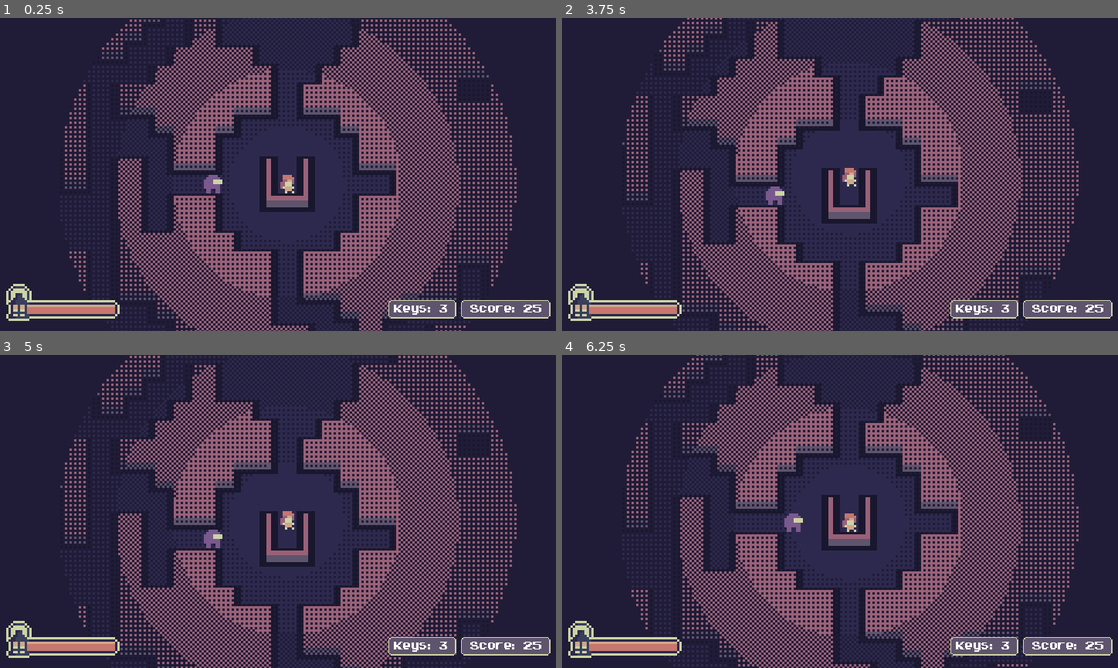
Above: before the commit, frames 1-4 (two rows, left to right).
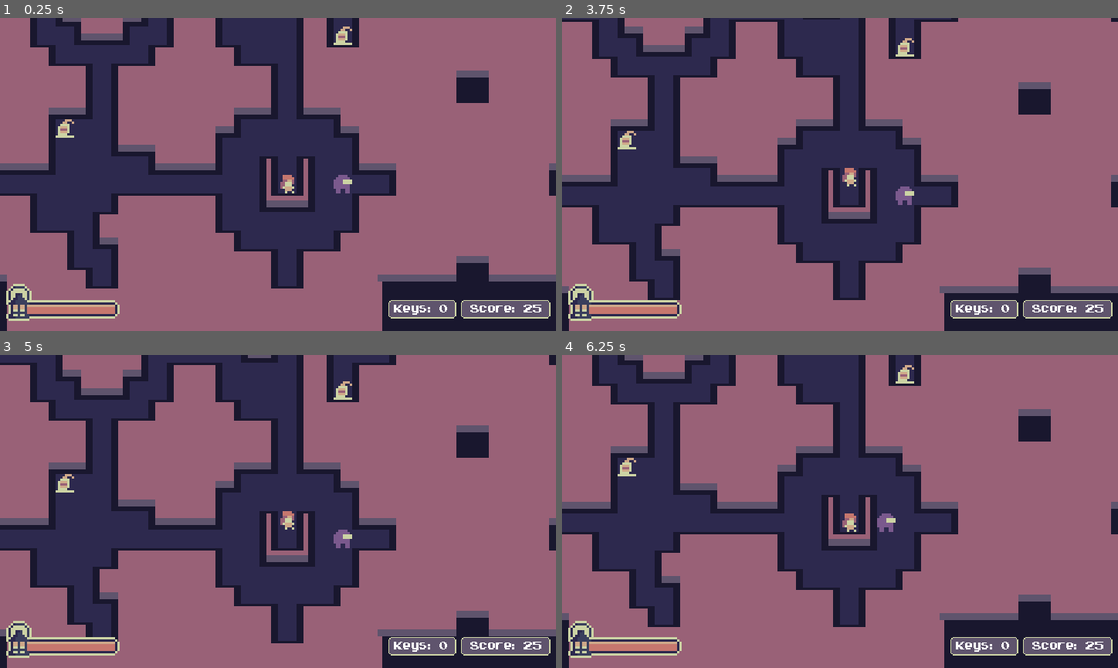
Above: after the commit, the same moments.

Repository: croobat/lacking-light
Game: Godot game, scene res://scenes/Main/Gamescene.tscn
The game is run twice, just before and just after one commit, with the same random seed, the same clock (stepped at 60 frames per second) and the same inputs. This scene is started directly instead of the project's main scene.
Inputs (mouse positions are in pixels of both pictures, inside the frame that each line leads up to):
- Up to frame 1 (0.25 s): no input
- Up to frame 2 (3.75 s): tap Enter at 0.5, 2, 3.5 s; move the mouse to (962, 158) at 0.52 s; hold Right (ui_right) 0.53-1.28 s; tap Space at 1.25, 2.75 s; move the mouse to (728, 190) at 1.27 s; hold Down (ui_down) 1.28-2.03 s; move the mouse to (895, 105) at 2.02 s; hold Right (ui_right) 2.03-2.78 s; move the mouse to (812, 237) at 2.77 s; hold Up (ui_up) 2.78-3.53 s; move the mouse to (1006, 221) at 3.52 s; hold Left (ui_left) from 3.53 s (still down)
- Up to frame 3 (5 s): keep holding Left (ui_left); tap Space at 4.25 s; move the mouse to (111, 464) at 4.27 s
- Up to frame 4 (6.25 s): move the mouse to (867, 511) at 5.02 s; release Left (ui_left) at 5.03 s; hold Down (ui_down) 5.03-5.78 s; move the mouse to (756, 433) at 5.77 s; hold Right (ui_right) from 5.78 s (still down)

The runs differ from the first frame. In frame 1, 48% of the frame differs, in the area x 0-100%, y 0-100%; in frame 2, 47%; in frame 3, 47%; in frame 4, 48%.

Commit message:
Finished items and enemy

Diff:
--- a/source/project.godot
+++ b/source/project.godot
@@ -9,10 +9,10 @@
 config_version=4
 
 _global_script_classes=[ {
-"base": "TileMap",
+"base": "Area2D",
 "class": "AStar_Path",
 "language": "GDScript",
-"path": "res://scenes/Pathfinding.gd"
+"path": "res://scenes/Enemigos/Enemy_AI.gd"
 } ]
 _global_script_class_icons={
 "AStar_Path": ""
--- a/source/scenes/Enemigos/Enemy.tscn
+++ b/source/scenes/Enemigos/Enemy.tscn
@@ -1,11 +1,14 @@
-[gd_scene load_steps=4 format=2]
+[gd_scene load_steps=5 format=2]
 
-[ext_resource path="res://scenes/Enemigos/Enemy.gd" type="Script" id=1]
+[ext_resource path="res://scenes/Enemigos/Enemy_AI.gd" type="Script" id=1]
 [ext_resource path="res://assets/spritesheet.png" type="Texture" id=2]
 
 [sub_resource type="AtlasTexture" id=1]
 atlas = ExtResource( 2 )
 region = Rect2( 16, 8, 8, 8 )
+
+[sub_resource type="RectangleShape2D" id=2]
+extents = Vector2( 3, 3 )
 
 [node name="Enemy" type="Area2D"]
 script = ExtResource( 1 )
@@ -15,3 +18,5 @@
 texture = SubResource( 1 )
 
 [node name="CollisionShape2D" type="CollisionShape2D" parent="."]
+position = Vector2( 4, 4 )
+shape = SubResource( 2 )
--- a/source/scenes/Pathfinding.gd
+++ b/source/scenes/Enemigos/Enemy_AI.gd
@@ -1,11 +1,9 @@
-extends TileMap
+extends Area2D
 class_name AStar_Path
 
 onready var astar = AStar2D.new()
-onready var Enemy = get_parent().get_node("Enemy")
-onready var Player = get_parent().get_node("Player")
-
-var new_floor= []
+onready var Player = get_parent().get_parent().get_node("Player")
+onready var map = get_parent().get_parent().get_node("WorldGenerator")
 var path = []
 
 func _add_points(used_cells):
@@ -27,3 +25,16 @@
 	var a = point.x
 	var b = point.y
 	return (a+b) * (a+b+1)/2+b
+
+func _on_Player_move():
+	var used_cells = map.get_used_cells_by_id(1)
+	_add_points(used_cells)
+	_connect_points(used_cells)
+	var Player_pos = map.world_to_map(Player.global_position)
+	var Enemy_pos = map.world_to_map(self.global_position)
+	_get_path(Player_pos,Enemy_pos)
+	#(path,world_to_map(Player.global_position))
+	if len(path) <= 1:
+		pass
+	else:
+		self.position = map.map_to_world(path[-2])
--- a/source/scenes/Main/Gamescene.tscn
+++ b/source/scenes/Main/Gamescene.tscn
@@ -25,9 +25,11 @@
 rect_scale = Vector2( 0.5, 0.5 )
 
 [node name="Player" parent="." instance=ExtResource( 2 )]
-position = Vector2( 600, 600 )
+position = Vector2( 440, 440 )
 
-[node name="Enemy" parent="." instance=ExtResource( 6 )]
-position = Vector2( 568, 600 )
+[node name="Enemies" type="Node2D" parent="."]
+
+[node name="Enemy" parent="Enemies" instance=ExtResource( 6 )]
+position = Vector2( 464, 440 )
 
 [editable path="Player"]
--- a/source/scenes/Main/WorldGenerator.gd
+++ b/source/scenes/Main/WorldGenerator.gd
@@ -1,4 +1,4 @@
-extends "res://scenes/Pathfinding.gd"
+extends TileMap
 
 const START_ROOM_COUNT = 2
 const ROOM_INCREASE_PER_LEVEL = 2
@@ -13,7 +13,7 @@
 
 func _ready():
 	randomize()
-	var level = 5
+	var level = 1
 	world_size += level
 	var total_rooms = START_ROOM_COUNT + level * ROOM_INCREASE_PER_LEVEL
 	#loading room templates
@@ -44,6 +44,7 @@
 	spawnRooms(roomDict)
 	#mapa
 	generate_floor()
+	generate_items()
 
 
 func getPosibleRoomLocations(list, num, limit):
@@ -122,24 +123,45 @@
 # Called every frame. 'delta' is the elapsed time since the previous frame.
 #func _process(delta):
 #	pass
-func _on_Player_move():
-	var used_cells = get_used_cells_by_id(1)
-	_add_points(used_cells)
-	_connect_points(used_cells)
-	var Player_pos = world_to_map(Player.global_position)
-	var Enemy_pos = world_to_map(Enemy.global_position)
-	_get_path(Player_pos,Enemy_pos)
-	#(path,world_to_map(Player.global_position))
-	if len(path) <= 1:
-		pass
-	else:
-		Enemy.position = map_to_world(path[-2])
 
+#First create the new floor
 func generate_floor():
+	var new_floor= []
 	var map = self.get_children()
-	print(map)
 	for i in map:
-		new_floor.append(i.get_used_cells_by_id(1)+i.get_used_cells_by_id(2))
+		new_floor.append(i.get_used_cells_by_id(1)+i.get_used_cells_by_id(2)+i.get_used_cells_by_id(3))
 	for i in range(len(map)):
 		for j in new_floor[i]:
 			self.set_cell(j[0]+map[i].global_position[0]/8,j[1]+map[i].global_position[1]/8,1)
+
+func generate_items():
+	var new_items = []
+	var map = self.get_children()
+	var rand_value = 0
+	var tile_map = []
+	var new_tile = []
+
+	for i in map:
+		if i.get_used_cells_by_id(3) != []:
+			new_items.append([i,i.get_used_cells_by_id(3)])
+
+	#Keys
+	for i in range(3):
+		rand_value = new_items[randi() % new_items.size()]
+		tile_map = rand_value[0]
+		rand_value.erase(tile_map)
+		new_tile = rand_value[randi() % rand_value.size()]
+		tile_map.set_cell(new_tile[0][0],new_tile[0][1],4)
+		new_items.erase(rand_value)
+
+	#Oil
+	for i in map:
+		if i.get_used_cells_by_id(3) != []:
+			new_items.append([i,i.get_used_cells_by_id(3)])
+	for i in range(4):
+		rand_value = new_items[randi() % new_items.size()]
+		tile_map = rand_value[0]
+		rand_value.erase(tile_map)
+		new_tile = rand_value[randi() % rand_value.size()]
+		tile_map.set_cell(new_tile[0][0],new_tile[0][1],5)
+		new_items.erase(rand_value)
--- a/source/scenes/Maps/roomfinish.tscn
+++ b/source/scenes/Maps/roomfinish.tscn
@@ -7,4 +7,4 @@
 cell_size = Vector2( 8, 8 )
 cell_custom_transform = Transform2D( 8, 0, 0, 8, 0, 0 )
 format = 1
-tile_data = PoolIntArray( 0, 0, 8, 1, 0, 10, 2, 0, 10, 3, 0, …(1023 unchanged characters)… 36, 393220, 1, 0, 393221, 1, 0, 393222, 1, 0, 393223, 0, 65536, 393224, 1, 0, 393 …(775 unchanged characters)…
+tile_data = PoolIntArray( 0, 0, 8, 1, 0, 10, 2, 0, 10, 3, 0, …(1023 unchanged characters)… 36, 393220, 1, 0, 393221, 1, 0, 393222, 6, 0, 393223, 0, 65536, 393224, 1, 0, 393 …(775 unchanged characters)…
--- a/source/scenes/Maps/tileset.tres
+++ b/source/scenes/Maps/tileset.tres
@@ -68,3 +68,45 @@
 3/shape_one_way_margin = 0.0
 3/shapes = [  ]
 3/z_index = 0
+4/name = "spritesheet.png 4"
+4/texture = ExtResource( 1 )
+4/tex_offset = Vector2( 0, 0 )
+4/modulate = Color( 1, 1, 1, 1 )
+4/region = Rect2( 24, 0, 8, 8 )
+4/tile_mode = 0
+4/occluder_offset = Vector2( 0, 0 )
+4/navigation_offset = Vector2( 0, 0 )
+4/shape_offset = Vector2( 0, 0 )
+4/shape_transform = Transform2D( 1, 0, 0, 1, 0, 0 )
+4/shape_one_way = false
+4/shape_one_way_margin = 0.0
+4/shapes = [  ]
+4/z_index = 0
+5/name = "spritesheet.png 5"
+5/texture = ExtResource( 1 )
+5/tex_offset = Vector2( 0, 0 )
+5/modulate = Color( 1, 1, 1, 1 )
+5/region = Rect2( 72, 0, 8, 8 )
+5/tile_mode = 0
+5/occluder_offset = Vector2( 0, 0 )
+5/navigation_offset = Vector2( 0, 0 )
+5/shape_offset = Vector2( 0, 0 )
+5/shape_transform = Transform2D( 1, 0, 0, 1, 0, 0 )
+5/shape_one_way = false
+5/shape_one_way_margin = 0.0
+5/shapes = [  ]
+5/z_index = 0
+6/name = "spritesheet.png 6"
+6/texture = ExtResource( 1 )
+6/tex_offset = Vector2( 0, 0 )
+6/modulate = Color( 1, 1, 1, 1 )
+6/region = Rect2( 32, 0, 8, 8 )
+6/tile_mode = 0
+6/occluder_offset = Vector2( 0, 0 )
+6/navigation_offset = Vector2( 0, 0 )
+6/shape_offset = Vector2( 0, 0 )
+6/shape_transform = Transform2D( 1, 0, 0, 1, 0, 0 )
+6/shape_one_way = false
+6/shape_one_way_margin = 0.0
+6/shapes = [  ]
+6/z_index = 0
--- a/source/scenes/Player/Player.gd
+++ b/source/scenes/Player/Player.gd
@@ -2,20 +2,24 @@
 
 signal move
 signal turnStep
+signal damage
 var count = 0
 var turnsteps = 0
-const STEPS_PER_TURN = 5
+const STEPS_PER_TURN = 7
 const ENEMY_STEP_COUNT = 2
 
 var not_allowed = [-1,0]
 
 #onready var map = get_parent().get_node("Node2D/TileMap2")
 onready var map = get_parent().get_node("WorldGenerator").get_children()
-onready var Nodo_mapa = get_parent().get_node("WorldGenerator")
+onready var Enemy = get_parent().get_node("Enemies").get_children()
 onready var camera = get_node("Camera2D")
 
 func _ready():
-	connect("move",Nodo_mapa,"_on_Player_move")
+	for i in Enemy:
+		print(i)
+		connect("move",i,"_on_Player_move")
+	connect("damage",self,"_on_Player_area_entered")
 	#connect("turnStep",camera,"_on_Player_turnStep")
 
 
@@ -34,8 +38,8 @@
 
 func check_tile(posx,posy):
 	for i in range(len(map)):
-		var tile = map[i].get_cell((
-			self.position.x+posx-map[i].global_position[0])/8,
+		var tile = map[i].get_cell(
+			(self.position.x+posx-map[i].global_position[0])/8,
 			(self.position.y+posy-map[i].global_position[1])/8
 			)
 		if tile in not_allowed:
@@ -43,12 +47,32 @@
 		elif tile == 2:
 			if Data.player["Key"] > 0:
 				Data.player["Key"] -= 1
-				map.set_cell((self.position.x+posx)/8,(self.position.y+posy)/8,1)
-			else:
-				continue
+				map[i].set_cell(
+					(self.position.x+posx-map[i].global_position[0])/8,
+					(self.position.y+posy-map[i].global_position[1])/8,
+					1
+					)
+		elif tile == 4:
+			Data.player["Key"] += 1
+			map[i].set_cell(
+				(self.position.x+posx-map[i].global_position[0])/8,
+				(self.position.y+posy-map[i].global_position[1])/8,
+				1
+				)
+		elif tile == 5:
+			Data.player["Oil"] = 8
+			map[i].set_cell(
+				(self.position.x+posx-map[i].global_position[0])/8,
+				(self.position.y+posy-map[i].global_position[1])/8,
+				1
+				)
+		elif tile == 6:
+			print("Win")
+			pass
 		else:
 			return true
 	return false
+
 func move(turnsteps,count):
 	if Input.is_action_just_released("ui_up") and check_tile(0,-8):
 		self.position.y -= 8
@@ -71,3 +95,8 @@
 func turnStep(turnsteps):
 	if Data.player["Oil"] > 0:
 		Data.player["Oil"] -= 1
+
+
+func _on_Player_area_entered(area):
+	print("ok")
+	Data.player["Oil"]-=1
--- a/source/scenes/Player/Player.tscn
+++ b/source/scenes/Player/Player.tscn
@@ -10,7 +10,7 @@
 region = Rect2( 16, 0, 8, 8 )
 
 [sub_resource type="RectangleShape2D" id=1]
-extents = Vector2( 4, 4 )
+extents = Vector2( 3, 3 )
 
 [sub_resource type="AtlasTexture" id=12]
 atlas = ExtResource( 3 )
@@ -68,6 +68,7 @@
 shape = SubResource( 1 )
 
 [node name="Camera2D" type="Camera2D" parent="."]
+visible = false
 current = true
 limit_smoothed = true
 smoothing_enabled = true
@@ -76,3 +77,5 @@
 [node name="AnimatedSprite" type="AnimatedSprite" parent="Camera2D"]
 frames = SubResource( 11 )
 offset = Vector2( 0, 4 )
+
+[connection signal="area_entered" from="." to="." method="_on_Player_area_entered"]
--- a/source/scenes/Singletons/Data.gd
+++ b/source/scenes/Singletons/Data.gd
@@ -3,5 +3,5 @@
 var player = {
 	"score": 25,
 	"Oil": 8,
-	"Key": 3
+	"Key": 0
 }
